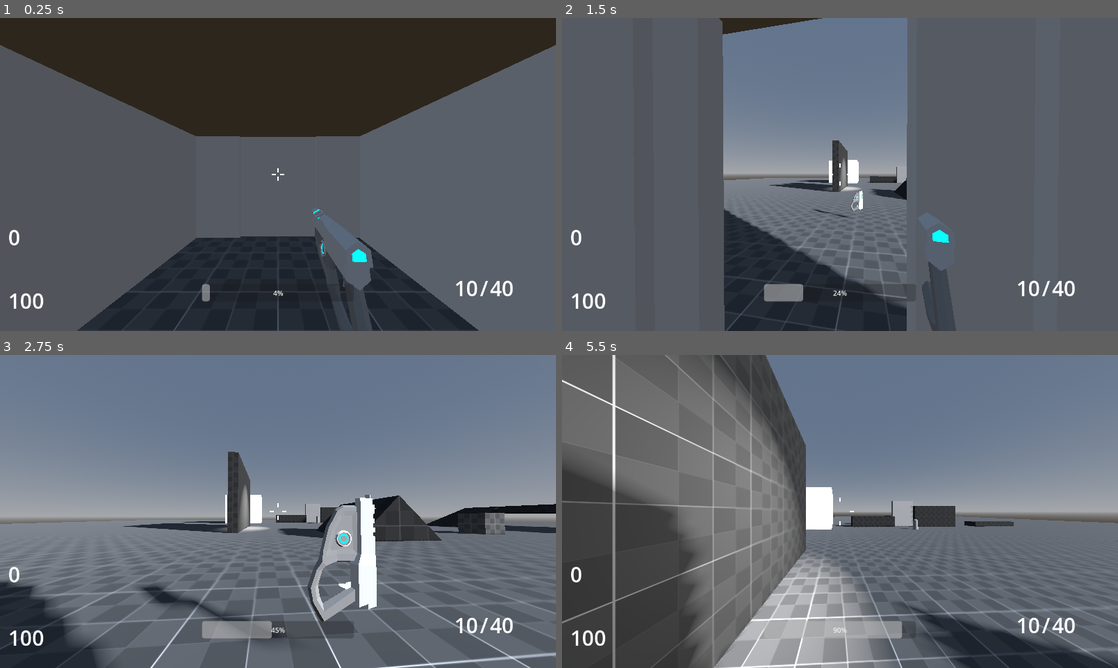
Above: before the commit, frames 1-4 (two rows, left to right).
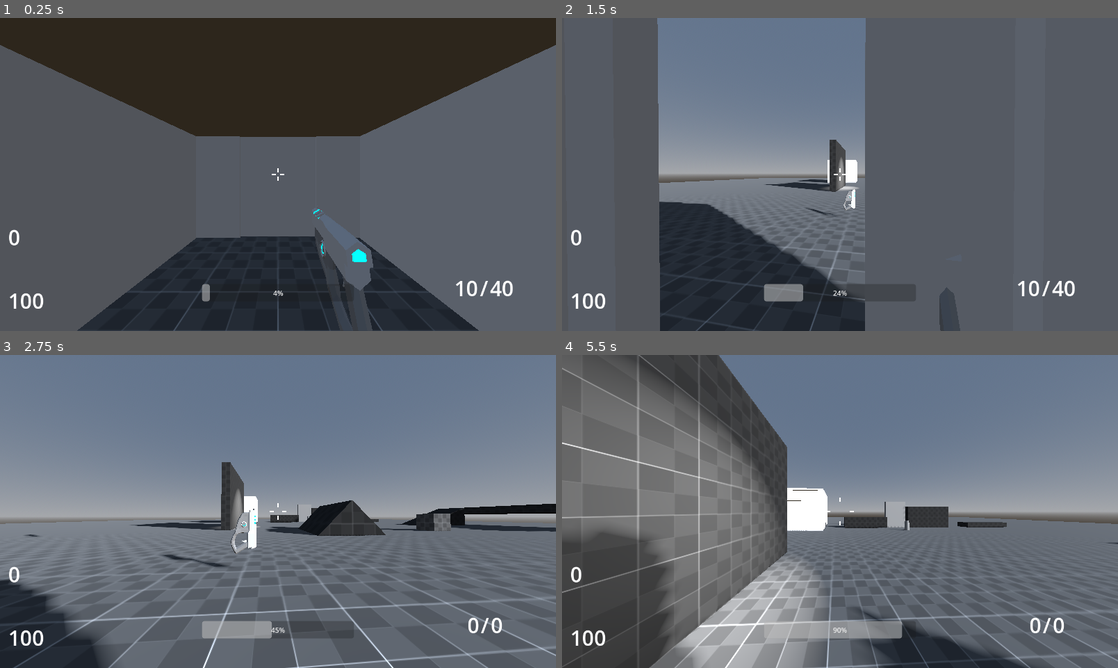
Above: after the commit, the same moments.

Repository: DiscoDragon69/2025s2-fps-Meltedvulture
Game: Godot game, scene res://Levels/dev_level.tscn
The game is run twice, just before and just after one commit, with the same random seed, the same clock (stepped at 60 frames per second) and the same inputs.
Inputs (mouse positions are in pixels of both pictures, inside the frame that each line leads up to):
- Up to frame 1 (0.25 s): no input
- Up to frame 2 (1.5 s): move the mouse to (867, 174) at 0.52 s; hold W (forward) from 0.53 s (still down); tap Q (dropWeapon) at 0.6 s; tap Space (jump) at 0.77 s; tap F (interact) at 0.8, 1.35 s; move the mouse to (812, 174) at 1.27 s
- Up to frame 3 (2.75 s): keep holding W (forward); tap Space (jump) at 1.52 s; tap Q (dropWeapon) at 1.55 s; move the mouse to (289, 505) at 2.02 s; hold Ctrl (crouch) from 2.03 s (still down); tap F (interact) at 2.3 s
- Up to frame 4 (5.5 s): keep holding W (forward); move the mouse to (834, 517) at 2.77 s; release Ctrl (crouch) at 2.78 s; tap Q (dropWeapon) at 2.85, 4.55 s; tap Space (jump) at 3.02, 3.77, 4.52 s; move the mouse to (878, 514) at 3.52 s; tap F (interact) at 3.6, 5.3 s; tap R (reload) at 4.15 s; move the mouse to (795, 508) at 4.27 s; click (795, 508) at 4.35 s; move the mouse to (845, 511) at 5.02 s; hold Shift (sprint) from 5.03 s (still down)

The runs differ from the first frame. In frame 2, 20% of the frame differs, in the area x 17-70%, y 0-100%; in frame 3, 12%; in frame 4, 29%, in the area x 0-100%, y 0-100%.

Commit message:
Weapons keep values upon drop

Diff:
--- a/Scripts/weapon Drop.gd
+++ b/Scripts/weapon Drop.gd
@@ -9,15 +9,28 @@
 @export var objectName : String = ""
 @export_file("*.tres") var weaponPath
 
+@export var defaultStats = true
+@export var clip = 0
+@export var reserve = 0
+
+#defaultStats tells the Weapon Manager to use the files default ammo
+#Turning it off will pull the ammo from the values here, which are set when the weapon is dropped.
+#Can be used to give custom ammo, such as guns with extra ammo, or no ammo for specific level.
+
 func update():
 	pass
 
 func interact():
-	Global.weaponManager.addWeapon(weaponPath)
+	Global.weaponManager.addWeapon(weaponPath, defaultStats, clip, reserve)
 	queue_free()
 
 func setWeapon(path):
 	weaponPath = path
+	defaultStats = false
+
+func parseAmmo(clipAmmo, reserveAmmo):
+	clip = clipAmmo
+	reserve = reserveAmmo
 
 func setModel(weaponType):
 	var loadedWeapon = load(weaponType)
--- a/Weapons/WeaponManager.gd
+++ b/Weapons/WeaponManager.gd
@@ -56,10 +56,10 @@
 	Global.weaponManager = self
 	#weaponInventory.resize(1)
 	if weaponGlobal.hasSpawned == false:
-		addWeapon("res://Weapons/Empty Weapon.tres")
-		addWeapon("res://Weapons/Empty Weapon.tres")
-		addWeapon("res://Weapons/Blaster.tres")
-		addWeapon("res://Weapons/Blaster.tres")
+		addWeapon("res://Weapons/Empty Weapon.tres", true, 0, 0)
+		addWeapon("res://Weapons/Empty Weapon.tres", true, 0, 0)
+		addWeapon("res://Weapons/Blaster.tres", true, 0, 0)
+		addWeapon("res://Weapons/Blaster.tres", true, 0, 0)
 		weaponGlobal.hasSpawned = true
 		loadWeapon()
 
@@ -78,27 +78,37 @@
 	if event is InputEventMouseMotion:
 		weaponGlobal.mouseMovement = event.relative
 
-func addWeapon(WeaponPath: String):
+func addWeapon(WeaponPath: String, defaultStats: bool, clip: int, reserve: int):
 	if weaponType == load("res://Weapons/Empty Weapon.tres") or null:
 		weaponGlobal.weaponInventory[weaponGlobal.currentWeaponIndex] = WeaponPath
 		var weapon = load(WeaponPath)
 		weaponGlobal.currentWeaponPath = WeaponPath
-		weaponGlobal.weaponAmmoInventory[weaponGlobal.currentWeaponIndex] = [weapon.clip, weapon.reserve]
+		if defaultStats == true:
+			weaponGlobal.weaponAmmoInventory[weaponGlobal.currentWeaponIndex] = [weapon.clip, weapon.reserve]
+		else:
+			weaponGlobal.weaponAmmoInventory[weaponGlobal.currentWeaponIndex] = [clip, reserve]
 	else:
 		if weaponGlobal.weaponInventory.size() < weaponGlobal.maxInventorySize:
 			weaponGlobal.weaponInventory.append(WeaponPath)
 			var weapon = load(WeaponPath)
 			weaponGlobal.currentWeaponPath = WeaponPath
-			weaponGlobal.weaponAmmoInventory.append([weapon.clip, weapon.reserve])
+			if defaultStats == true:
+				weaponGlobal.weaponAmmoInventory.append([weapon.clip, weapon.reserve])
+			else:
+				weaponGlobal.weaponAmmoInventory.append([clip, reserve])
 		else:
 			if weaponType != load("res://Weapons/Empty Weapon.tres"):
 				dropWeapon()
 			weaponGlobal.weaponInventory[weaponGlobal.currentWeaponIndex] = WeaponPath
 			var weapon = load(WeaponPath)
 			weaponGlobal.currentWeaponPath = WeaponPath
-			weaponGlobal.weaponAmmoInventory[weaponGlobal.currentWeaponIndex] = [weapon.clip, weapon.reserve]
+			if defaultStats == true:
+				weaponGlobal.weaponAmmoInventory[weaponGlobal.currentWeaponIndex] = [weapon.clip, weapon.reserve]
+			else:
+				weaponGlobal.weaponAmmoInventory[weaponGlobal.currentWeaponIndex] = [clip, reserve]
 
 	loadWeapon()
+	Global.updateLabels(weaponGlobal.clipAmmo, weaponGlobal.reserveAmmo)
 
 func switchWeapon(direction: int) -> void:
 	# Increment or decrement the current weapon index based on the direction
@@ -124,6 +134,7 @@
 
 	if weaponGlobal.weaponInventory[weaponGlobal.currentWeaponIndex] != null:
 		weaponType = load(weaponGlobal.weaponInventory[weaponGlobal.currentWeaponIndex])
+		weaponGlobal.weaponBulletScene = load(weaponType.bulletScene)
 	else:
 		weaponType = load("res://Weapons/Empty Weapon.tres")
 
@@ -134,7 +145,7 @@
 	weaponShadow.mesh = weaponType.mesh
 
 	weaponGlobal.weaponBulletPhysics = weaponType.bulletPhysics
-	weaponGlobal.weaponBulletScene = load(weaponType.bulletScene)
+
 
 	position = weaponType.position
 	rotation_degrees = weaponType.rotation
@@ -153,6 +164,11 @@
 		var ammo_data = weaponGlobal.weaponAmmoInventory[weaponGlobal.currentWeaponIndex]
 		weaponGlobal.clipAmmo = ammo_data[0]
 		weaponGlobal.reserveAmmo = ammo_data[1]
+		if weaponType == load("res://Weapons/Empty Weapon.tres"):
+			ammo_data[0] = 0
+			ammo_data[1] = 0
+			weaponGlobal.clipAmmo = 0
+			weaponGlobal.reserveAmmo = 0
 	else:
 		weaponGlobal.clipAmmo = weaponType.clip
 		weaponGlobal.reserveAmmo = weaponType.reserve
@@ -163,6 +179,7 @@
 	Global.reserveLabel.text = str(weaponGlobal.reserveAmmo)
 	weaponGlobal.time_per_shot = 60.0 / weaponType.rpm
 	weaponGlobal.weaponAccuracy = weaponType.Accuracy
+
 
 func sway_weapon(delta, isIdle: bool) -> void:
 	if weaponType == null:
@@ -355,10 +372,12 @@
 		get_tree().get_root().add_child(dropInstance)
 		dropInstance.setWeapon(weaponGlobal.weaponInventory[weaponGlobal.currentWeaponIndex])
 		dropInstance.setModel(weaponGlobal.weaponInventory[weaponGlobal.currentWeaponIndex])
-		dropInstance.changeVel((bulletSpawnPoint.transform.basis.z.normalized() + Global.player.velocity) * 1.25)
+		dropInstance.parseAmmo(weaponGlobal.clipAmmo, weaponGlobal.reserveAmmo)
+		dropInstance.changeVel(((-bulletSpawnPoint.transform.basis.z.normalized() * 2) + Global.player.velocity) * 1.25)
 		weaponGlobal.weaponInventory[weaponGlobal.currentWeaponIndex] = null
 		loadWeapon()
 
+
 #func _physics_process(delta) -> void:
 
 
